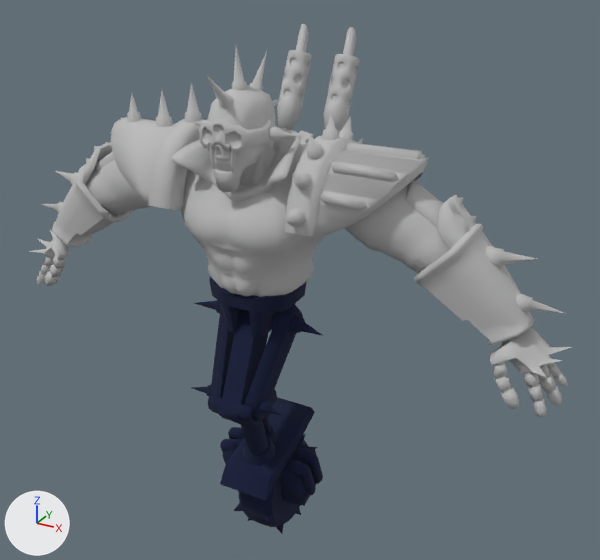
Before and after pictures for a commit that changed the FBX model Assets/Graphic assets/Models/Characters/character01.fbx.
The view is the same before and after, from a 50 mm lens placed at (2.02, -3.14, 3.25), pointed at (0.08, 0.38, 1.48). Lighting does not change. The marker at lower left points along +X, +Y and +Z.

The first picture shows 'character01'.
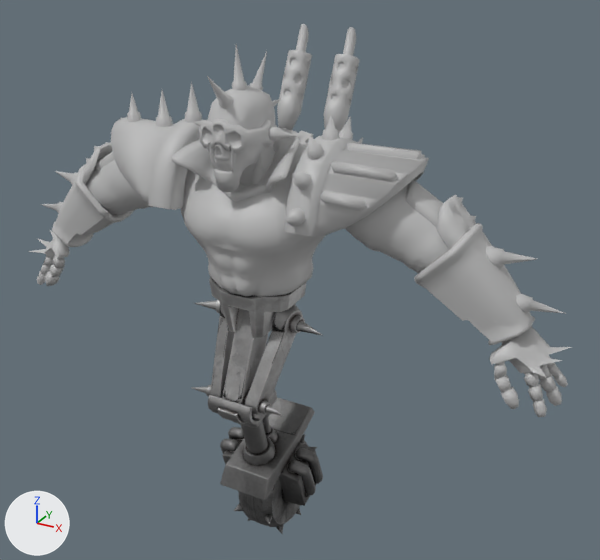
Pixel boxes (x1, y1, x2, y2) of what changed, in the pictures (600 x 560 px):
```json
{"object": "character01", "change": "surface changed", "before": [167, 64, 505, 533], "after": [167, 64, 505, 533], "on screen": "blue to grey"}
```

Edits to the scene script, one JSON object a line:
```json
{"op": "add", "block": "img_leg_basecolor_png", "code": ["img_leg_basecolor_png = load_image('leg_BaseColor.png', '../../Materials/Textures/Characters/leg_BaseColor.png', 2048, 2048, 'sRGB')"]}
{"op": "add", "block": "img_leg_normal_png", "code": ["img_leg_normal_png = load_image('leg_Normal.png', '../../Materials/Textures/Characters/leg_Normal.png', 2048, 2048, 'Non-Color')"]}
{"op": "add", "block": "img_leg_metallic_png", "code": ["img_leg_metallic_png = load_image('leg_Metallic.png', '../../Materials/Textures/Characters/leg_Metallic.png', 4096, 4096, 'Non-Color')"]}
{"block": "mat_leg_material", "change": "nodes: BsdfPrincipled, OutputMaterial"}
{"block": "mat_leg_material", "change": "colours: dark blue #061337"}
{"block": "mat_leg_material", "change": "nodes: BsdfPrincipled, NormalMap, OutputMaterial, TexImage x3"}
{"block": "mat_leg_material", "change": "uses the picture img_leg_basecolor_png"}
{"block": "mat_leg_material", "change": "uses the picture img_leg_metallic_png"}
{"block": "mat_leg_material", "change": "uses the picture img_leg_normal_png"}
```
